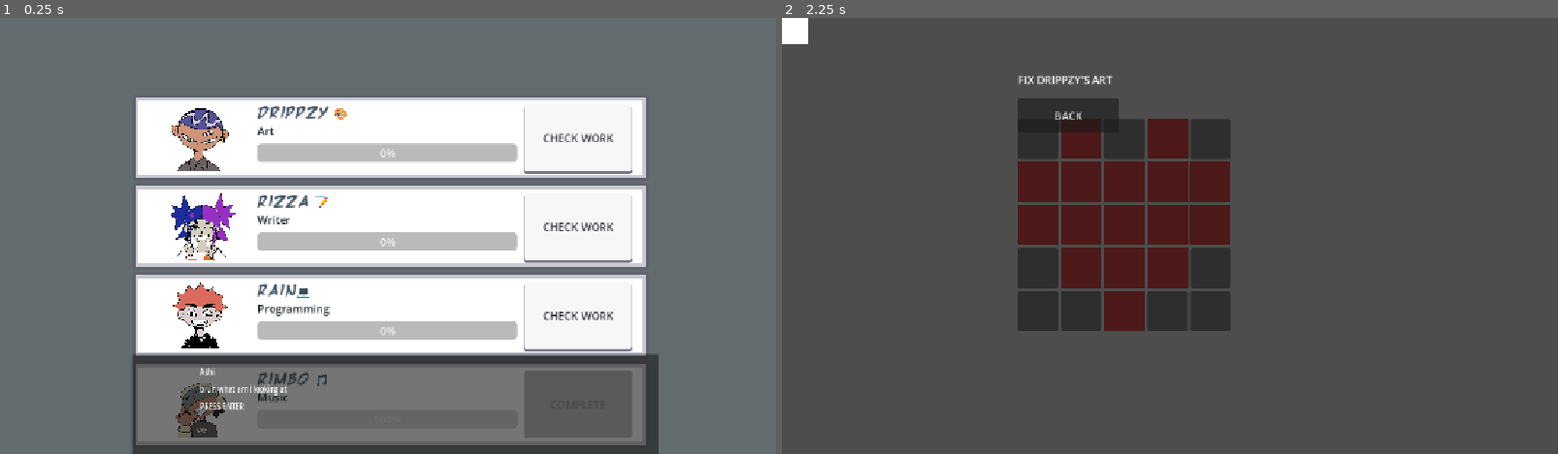
Above: before the commit, frames 1-2 (left to right).
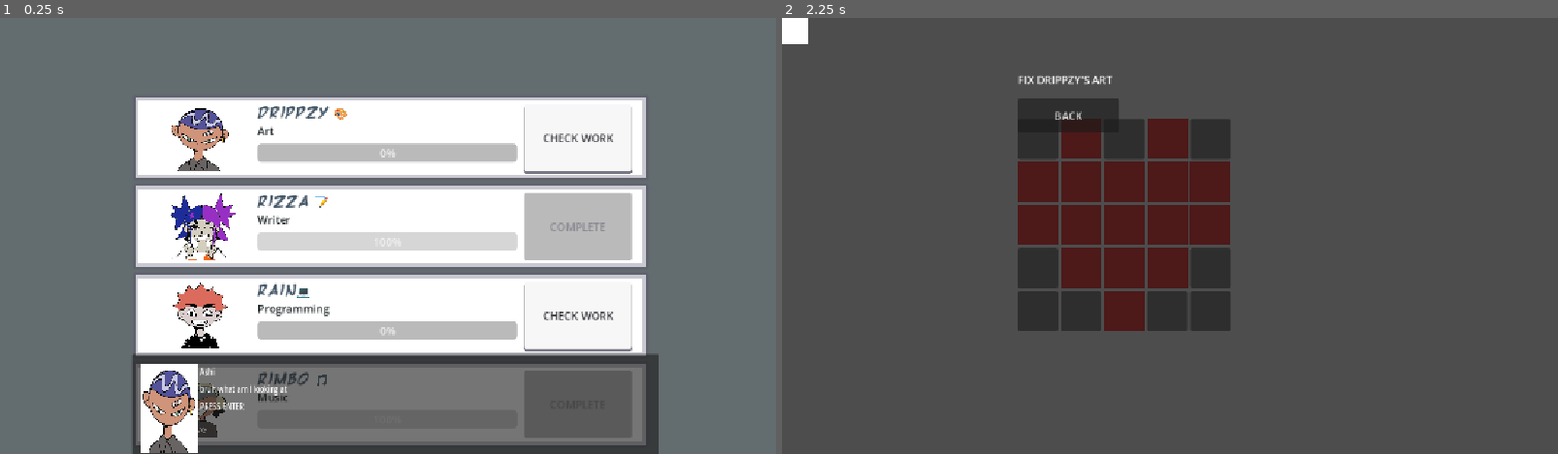
Above: after the commit, the same moments.

Repository: aadhyap/soloDev
Game: Godot game, scene res://dashboard.tscn
The game is run twice, just before and just after one commit, with the same random seed, the same clock (stepped at 60 frames per second) and the same inputs. Sound files missing from this copy of the repository are replaced by a short silence.
Inputs:
- Up to frame 1 (0.25 s): no input
- Up to frame 2 (2.25 s): click "CHECK WORK" at 0.5 s; click "BACK" at 1.25 s; click "CHECK WORK" at 2 s

The runs differ from the first frame. In frame 1, 5.0% of the frame differs, in the area x 18-82%, y 40-100%; in frame 2, nothing differs.

Commit message:
dialogue system

Diff:
--- a/dashboard.tscn
+++ b/dashboard.tscn
@@ -5,7 +5,7 @@
 [ext_resource type="Resource" uid="uid://cay6hmvpcvb8s" path="res://membersData/drippzy.tres" id="3_bc6a6"]
 [ext_resource type="Resource" uid="uid://o0we86nc1eil" path="res://membersData/rimbo.tres" id="4_1w0xl"]
 [ext_resource type="Resource" uid="uid://cpyabxrjjyt0e" path="res://membersData/riener.tres" id="4_bw4wq"]
-[ext_resource type="Resource" uid="uid://cfgxwnqiplcf3" path="res://membersData/risa.tres" id="5_bw4wq"]
+[ext_resource type="Resource" uid="uid://cfgxwnqiplcf3" path="res://membersData/rizza.tres" id="5_bw4wq"]
 
 [node name="Dashboard" type="Control" unique_id=2072022460]
 custom_maximum_size = Vector2(0, 0)
@@ -44,7 +44,7 @@
 size_flags_vertical = 3
 member = ExtResource("3_bc6a6")
 
-[node name="risa" parent="CenterContainer/VBoxContainer" unique_id=1422882137 instance=ExtResource("1_23vhs")]
+[node name="rizza" parent="CenterContainer/VBoxContainer" unique_id=1422882137 instance=ExtResource("1_23vhs")]
 layout_mode = 2
 size_flags_vertical = 3
 member = ExtResource("5_bw4wq")
--- a/dashboardUI/DialogueSystem/dialog_box.gd
+++ b/dashboardUI/DialogueSystem/dialog_box.gd
@@ -15,6 +15,8 @@
 
 @onready var continue_label: Label = \
 	$MarginContainer/HBoxContainer/TextColumn/ContinueLabel
+
+@export var ashi_portrait: Texture2D
 
 
 var lines: Array = []
@@ -47,9 +49,26 @@
 
 	var line = lines[line_index]
 
-	name_label.text = line["speaker"]
-	dialogue_label.text = line["text"]
+	var speaker_name: String = line["speaker"]
+	var text: String = line["text"]
+
+	name_label.text = speaker_name
+	dialogue_label.text = text
 	continue_label.text = "PRESS ENTER"
+
+	portrait.texture = get_portrait_for_speaker(speaker_name)
+
+func get_portrait_for_speaker(speaker_name: String) -> Texture2D:
+	if speaker_name.to_lower() == "ashi":
+
+		return ashi_portrait
+
+	for member in GameState.team_members:
+
+		if member.id == speaker_name.to_lower():
+			return member.profile_picture
+
+	return null
 
 
 func next_line() -> void:
--- a/dashboardUI/DialogueSystem/dialogue/dialogue.json
+++ b/dashboardUI/DialogueSystem/dialogue/dialogue.json
@@ -5,7 +5,7 @@
 	  "text": "bruh what am I looking at"
 	},
 	{
-	  "speaker": "Risa",
+	  "speaker": "Rizza",
 	  "text": "Uhh... so this is all I got for the story."
 	},
 	{
@@ -13,7 +13,7 @@
 	  "text": "You wrote 'The.'"
 	},
 	{
-	  "speaker": "Risa",
+	  "speaker": "Rizza",
 	  "text": "I was getting there."
 	}
   ],
--- a/dashboardUI/DialogueSystem/dialogue_box.tscn
+++ b/dashboardUI/DialogueSystem/dialogue_box.tscn
@@ -1,6 +1,7 @@
 [gd_scene format=3 uid="uid://1m66htvxa4i0"]
 
 [ext_resource type="Script" uid="uid://eehqod36o3j4" path="res://dashboardUI/DialogueSystem/dialog_box.gd" id="1_0e2x4"]
+[ext_resource type="Texture2D" uid="uid://u8sl7w8de7jo" path="res://assets/profile_pics/Drippzy.png" id="2_i5slu"]
 
 [node name="DialogueUI" type="CanvasLayer" unique_id=38181865]
 
@@ -12,6 +13,7 @@
 offset_bottom = 670.0
 scale = Vector2(0.65196556, 0.9474996)
 script = ExtResource("1_0e2x4")
+ashi_portrait = ExtResource("2_i5slu")
 
 [node name="MarginContainer" type="MarginContainer" parent="DialogBox" unique_id=1049442398]
 layout_mode = 2
--- a/game_state.gd
+++ b/game_state.gd
@@ -2,7 +2,7 @@
 
 var team_members: Array[TeamMember] = [
 	preload("res://membersData/drippzy.tres"),
-	preload("res://membersData/risa.tres"),
+	preload("res://membersData/rizza.tres"),
 	preload("res://membersData/rimbo.tres"),
 	preload("res://membersData/jamal.tres")
 ]
--- a/membersData/risa.tres
+++ b/membersData/rizza.tres
@@ -5,7 +5,7 @@
 
 [resource]
 script = ExtResource("1_nvw8q")
-id = "risa"
+id = "rizza"
 display_name = "Rizza 📝"
 role_name = "Writer"
 blurb = "Almost Done"
Binary file added: assets/profile_pics/Riza.png
Not shown, added: assets/profile_pics/Riza.png.import
